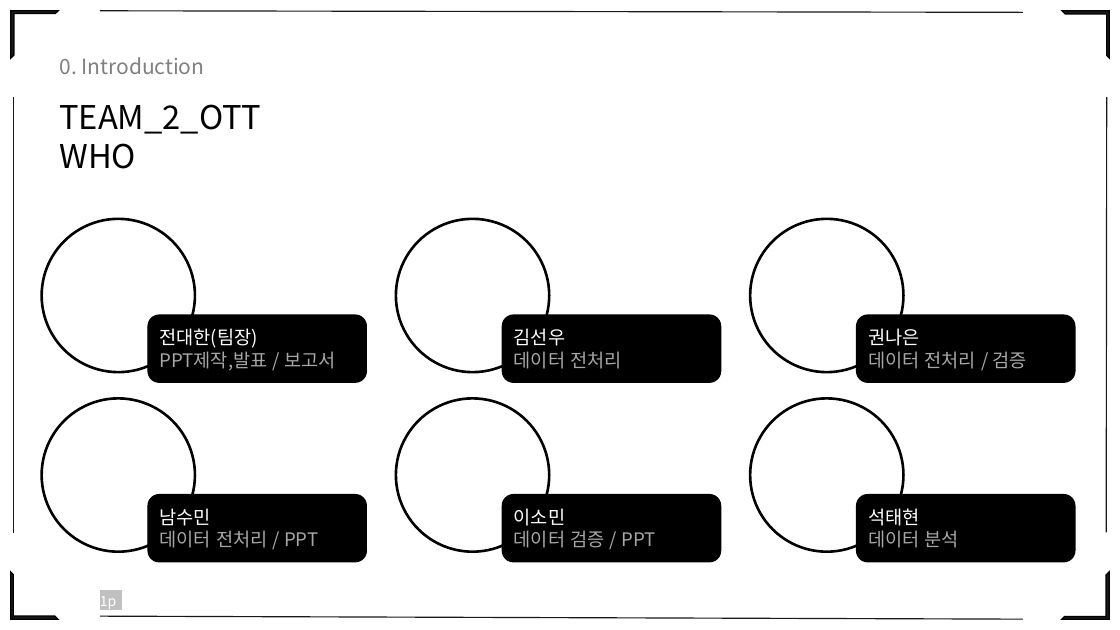
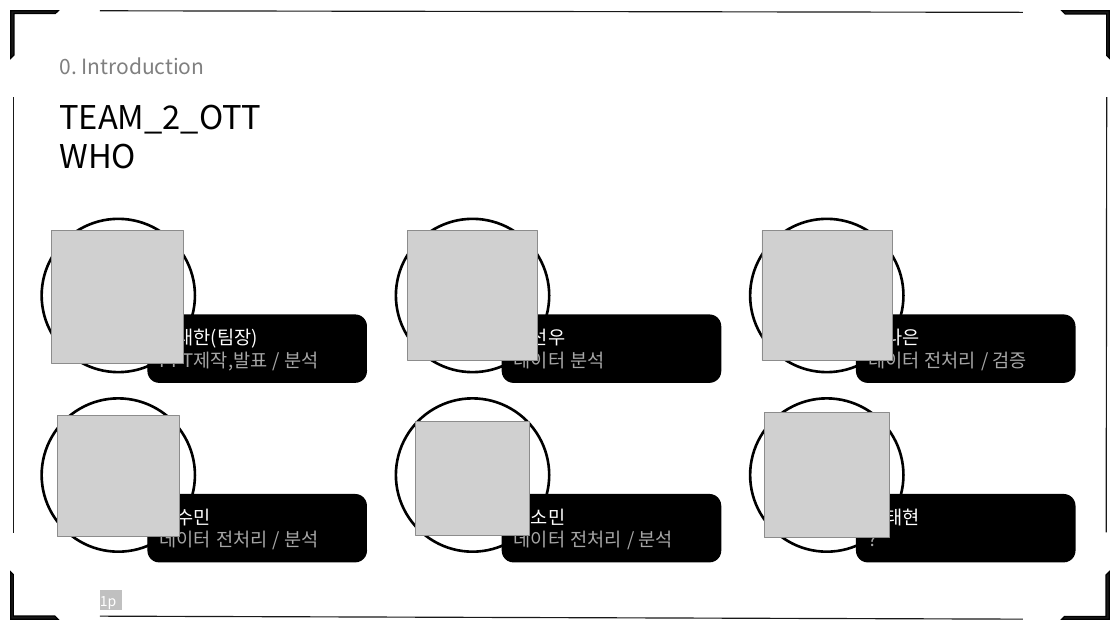
Before and after one commit to eesomin/midproject, a slide deck: slide 2 of jdh1/PPT_0_TEAM2.pptx. Drawn at 1120x630 pixels with LibreOffice and Linux fonts; fonts in the diff are those of the drawing; grey boxes stand for pictures. Boxes give left, top, right and bottom in pixels: in the first picture for what was removed or moved away, otherwise in the second. Text is boxed around its words. In the diff, an @@ line names an element or a change of style, - is before the commit and + after.

Commit message:
회의록 21일까지 및 ppt최신업데이트

```diff
--- a/jdh1/PPT_0_TEAM2.pptx
+++ b/jdh1/PPT_0_TEAM2.pptx
@@ picture added at box(51, 230, 184, 363) @@
@@ picture added at box(408, 230, 538, 360) @@
@@ picture added at box(762, 230, 892, 360) @@
@@ text in rounded rectangle at box(160, 348, 318, 371): text changed @@
-PPT제작,발표 / 보고서
+PPT제작,발표 / 분석
@@ text in rounded rectangle at box(514, 348, 604, 369): text changed @@
-데이터 전처리
+데이터 분석
@@ picture added at box(57, 415, 179, 537) @@
@@ picture added at box(765, 413, 890, 538) @@
@@ picture added at box(416, 422, 530, 536) @@
@@ text in rounded rectangle at box(160, 527, 318, 548): text changed @@
-데이터 전처리 / PPT
+데이터 전처리 / 분석
@@ text in rounded rectangle at box(514, 527, 672, 548): text changed @@
-데이터 검증 / PPT
+데이터 전처리 / 분석
@@ text in rounded rectangle at box(868, 530, 959, 548): text changed @@
-데이터 분석
+?
```
Also in this commit, not shown: 25 other slides changed, 7 slides added, 1 slide removed, 4 other files.
